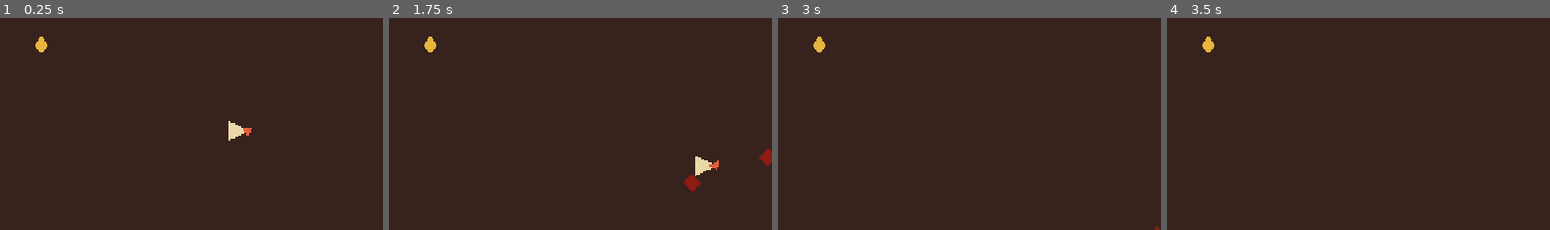
Above: before the commit, frames 1-4 (left to right).
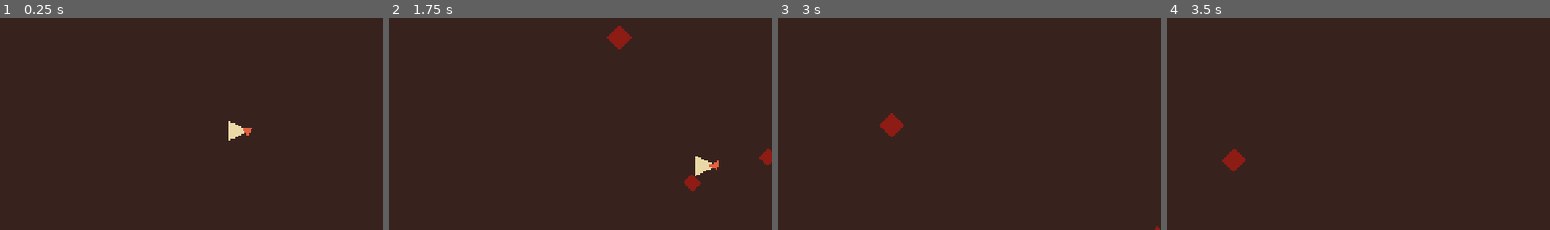
Above: after the commit, the same moments.

Repository: fj-vega/pang-inferno
Game: Godot game, scene res://scenes/main/Main.tscn
The game is run twice, just before and just after one commit, with the same random seed, the same clock (stepped at 60 frames per second) and the same inputs.
Inputs (mouse positions are % of the whole screen's width and height, from its top left):
- Up to frame 1 (0.25 s): no input
- Up to frame 2 (1.75 s): tap Enter at 0.5 s; move the mouse to (73, 44) at 0.52 s; hold D (move_right) 0.53-1.28 s; hold Space (fire) 0.53-1.28 s; move the mouse to (30, 54) at 1.27 s; hold S (move_down) from 1.28 s (still down); tap Space (fire) at 1.35 s
- Up to frame 3 (3 s): move the mouse to (61, 26) at 2.02 s; release S (move_down) at 2.03 s; hold D (move_right) 2.03-2.78 s; hold Space (fire) 2.03-2.78 s; tap Enter at 2.1 s; move the mouse to (45, 70) at 2.77 s; hold W (move_up) from 2.78 s (still down); tap P at 2.85 s
- Up to frame 4 (3.5 s): keep holding W (move_up); tap Space (fire) at 3.05 s
The pictures show only the part of the screen within x 19-69%, y 23-73%; the shares and areas given below are measured in that part.

The runs differ from the first frame. In frame 1, 0.2% of the frame differs, in the area x 9-13%, y 8-17%; in frame 2, 0.5%, in the area x 9-64%, y 3-17%; in frame 3, 0.5%; in frame 4, 0.5%.

Commit message:
Add spawn pacing and first power-up

Diff:
--- a/scenes/main/Main.tscn
+++ b/scenes/main/Main.tscn
@@ -32,15 +32,14 @@
 
 [node name="Enemies" type="Node2D" parent="."]
 
+[node name="PowerUps" type="Node2D" parent="."]
+
 [node name="Player" parent="." instance=ExtResource("2")]
 position = Vector2(640, 360)
 
 [node name="EnemyBase" parent="Enemies" instance=ExtResource("3")]
 position = Vector2(980, 240)
 
-[node name="PowerUpPickup" parent="." instance=ExtResource("4")]
-position = Vector2(320, 220)
-
 [node name="Camera2D" type="Camera2D" parent="."]
 position = Vector2(640, 360)
 enabled = true
--- a/scripts/player/player_controller.gd
+++ b/scripts/player/player_controller.gd
@@ -5,12 +5,18 @@
 const MOVE_SPEED := 360.0
 const ARENA_MARGIN := 48.0
 const ARENA_SIZE := Vector2(1280.0, 720.0)
-const FIRE_COOLDOWN := 0.22
+const BASE_FIRE_COOLDOWN := 0.22
 
 @onready var facing_indicator: Polygon2D = $FacingIndicator
 
 var look_direction := Vector2.RIGHT
 var fire_cooldown_remaining := 0.0
+var fire_cooldown_multiplier := 1.0
+var rapid_fire_duration_remaining := 0.0
+
+func _ready() -> void:
+	add_to_group("player")
+
 
 func _physics_process(delta: float) -> void:
 	var movement := Input.get_vector("move_left", "move_right", "move_up", "move_down")
@@ -19,6 +25,7 @@
 	_clamp_into_arena()
 	_update_look_direction(movement)
 	_update_indicator_rotation()
+	_update_buff_timers(delta)
 	_update_firing(delta)
 
 
@@ -46,6 +53,15 @@
 	facing_indicator.rotation = look_direction.angle()
 
 
+func _update_buff_timers(delta: float) -> void:
+	if rapid_fire_duration_remaining <= 0.0:
+		return
+
+	rapid_fire_duration_remaining = max(rapid_fire_duration_remaining - delta, 0.0)
+	if rapid_fire_duration_remaining == 0.0:
+		fire_cooldown_multiplier = 1.0
+
+
 func _update_firing(delta: float) -> void:
 	fire_cooldown_remaining = max(fire_cooldown_remaining - delta, 0.0)
 	if not Input.is_action_pressed("fire"):
@@ -53,5 +69,10 @@
 	if fire_cooldown_remaining > 0.0:
 		return
 
-	fire_cooldown_remaining = FIRE_COOLDOWN
+	fire_cooldown_remaining = BASE_FIRE_COOLDOWN * fire_cooldown_multiplier
 	shot_requested.emit(global_position + (look_direction * 24.0), look_direction)
+
+
+func apply_rapid_fire(cooldown_multiplier: float, duration: float) -> void:
+	fire_cooldown_multiplier = cooldown_multiplier
+	rapid_fire_duration_remaining = duration
--- a/scripts/powerups/powerup_pickup.gd
+++ b/scripts/powerups/powerup_pickup.gd
@@ -1,6 +1,16 @@
 extends Area2D
 
-@export var display_name := "Cursed Boon"
+signal collected(effect_name: String)
+
+@export var display_name := "Blood Rite"
+@export var effect_name := "rapid_fire"
 
 func _ready() -> void:
 	add_to_group("powerups")
+	body_entered.connect(_on_body_entered)
+
+
+func _on_body_entered(body: Node) -> void:
+	if body.is_in_group("player"):
+		collected.emit(effect_name)
+		queue_free()
--- a/scripts/systems/game_flow.gd
+++ b/scripts/systems/game_flow.gd
@@ -1,24 +1,33 @@
 extends Node2D
 
 const ROUND_DURATION := 300.0
+const MAX_ENEMIES := 8
+const ENEMY_SPAWN_INTERVAL := 2.8
+const POWERUP_SPAWN_INTERVAL := 18.0
 
 var projectile_scene := preload("res://scenes/projectiles/Projectile.tscn")
 var enemy_scene := preload("res://scenes/enemies/EnemyBase.tscn")
+var powerup_scene := preload("res://scenes/powerups/PowerUpPickup.tscn")
 
 @onready var player: CharacterBody2D = $Player
 @onready var player_health: Node = $Player/PlayerHealth
 @onready var enemy_container: Node2D = $Enemies
 @onready var projectile_container: Node = $Projectiles
+@onready var powerup_container: Node2D = $PowerUps
 @onready var hud: CanvasLayer = $HUD
 
 var elapsed_time := 0.0
 var run_over := false
 var score := 0
+var enemy_spawn_timer := 1.5
+var powerup_spawn_timer := 10.0
+var rng := RandomNumberGenerator.new()
 
 func _ready() -> void:
 	var input_changed := _ensure_input_actions()
 	if input_changed:
 		ProjectSettings.save()
+	rng.randomize()
 	_connect_gameplay_signals()
 	_configure_hud()
 
@@ -33,6 +42,10 @@
 		hud.call("set_round_time", remaining_time)
 	if remaining_time <= 0.0:
 		_on_round_survived()
+		return
+
+	_update_enemy_spawning(delta)
+	_update_powerup_spawning(delta)
 
 
 func _connect_gameplay_signals() -> void:
@@ -44,6 +57,8 @@
 		player_health.died.connect(_on_player_died)
 	for child in enemy_container.get_children():
 		_connect_enemy(child)
+	for child in powerup_container.get_children():
+		_connect_powerup(child)
 
 
 func _configure_hud() -> void:
@@ -55,6 +70,40 @@
 		hud.call("set_health", player_health.call("get_current_health"), player_health.call("get_max_health"))
 	if hud.has_method("set_score"):
 		hud.call("set_score", score)
+
+
+func _update_enemy_spawning(delta: float) -> void:
+	enemy_spawn_timer -= delta
+	if enemy_spawn_timer > 0.0:
+		return
+	if enemy_container.get_child_count() >= MAX_ENEMIES:
+		enemy_spawn_timer = 1.0
+		return
+
+	enemy_spawn_timer = max(1.1, ENEMY_SPAWN_INTERVAL - (elapsed_time / 90.0))
+	var enemy := enemy_scene.instantiate()
+	enemy.global_position = _random_arena_position(72.0)
+	var direction: Vector2 = (player.global_position - enemy.global_position).normalized()
+	if direction.length() <= 0.0:
+		direction = Vector2.LEFT
+	enemy.call("configure_variant", 2, 1.0, direction)
+	enemy_container.add_child(enemy)
+	_connect_enemy(enemy)
+
+
+func _update_powerup_spawning(delta: float) -> void:
+	powerup_spawn_timer -= delta
+	if powerup_spawn_timer > 0.0:
+		return
+	if powerup_container.get_child_count() > 0:
+		powerup_spawn_timer = 6.0
+		return
+
+	powerup_spawn_timer = POWERUP_SPAWN_INTERVAL
+	var powerup := powerup_scene.instantiate()
+	powerup.global_position = _random_arena_position(120.0)
+	powerup_container.add_child(powerup)
+	_connect_powerup(powerup)
 
 
 func _spawn_projectile(origin: Vector2, direction: Vector2) -> void:
@@ -108,10 +157,29 @@
 		enemy.defeated.connect(_on_enemy_defeated)
 
 
+func _connect_powerup(powerup: Node) -> void:
+	if powerup.has_signal("collected") and not powerup.collected.is_connected(_on_powerup_collected):
+		powerup.collected.connect(_on_powerup_collected)
+
+
+func _on_powerup_collected(effect_name: String) -> void:
+	if effect_name == "rapid_fire":
+		player.call("apply_rapid_fire", 0.45, 8.0)
+		if hud.has_method("set_status"):
+			hud.call("set_status", "Blood rite: rapid fire")
+
+
 func _on_round_survived() -> void:
 	run_over = true
 	if hud.has_method("set_status"):
 		hud.call("set_status", "You survived the round")
+
+
+func _random_arena_position(margin: float) -> Vector2:
+	return Vector2(
+		rng.randf_range(64.0 + margin, 1216.0 - margin),
+		rng.randf_range(64.0 + margin, 656.0 - margin)
+	)
 
 
 func _ensure_input_actions() -> bool:
Not shown, changed: docs/IMPLEMENTATION_CHECKLIST.md
Not shown, changed: docs/MEMORY.md
Not shown, changed: docs/PLAN.md
Not shown, changed: docs/STRUCTURE.md
